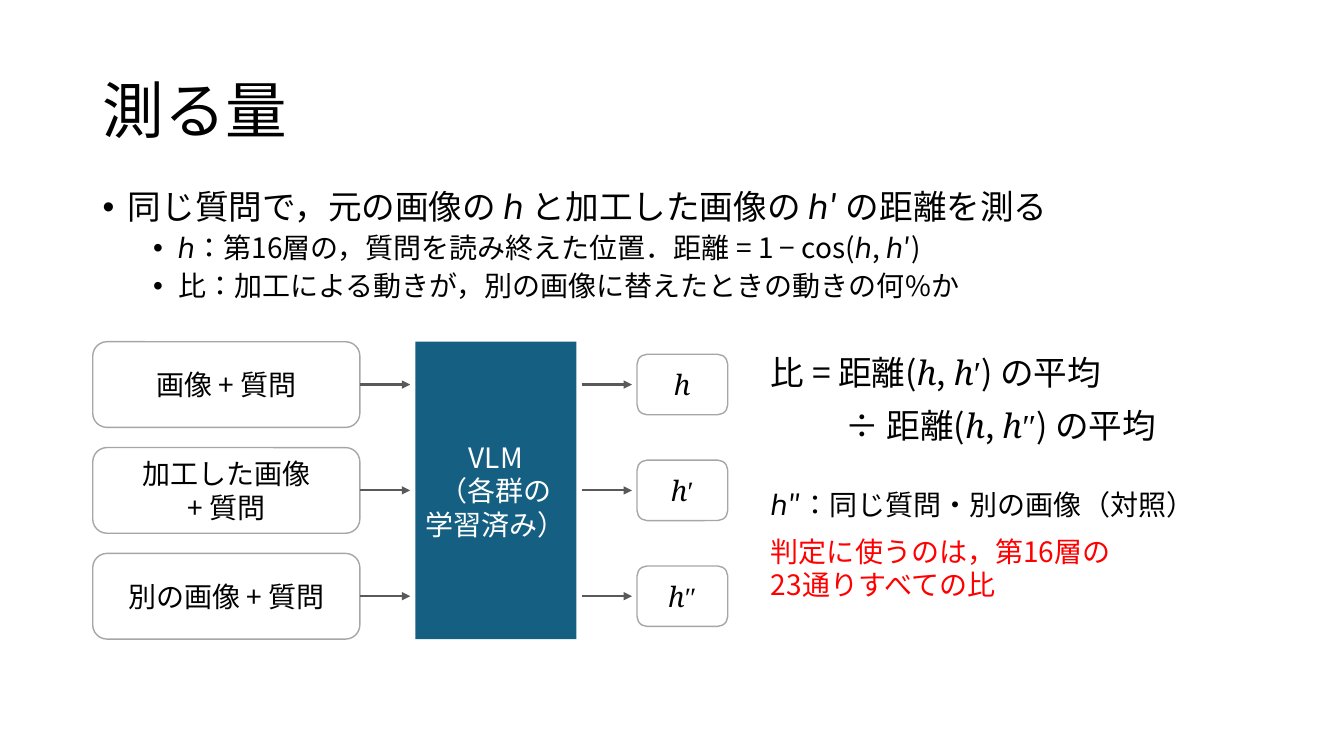
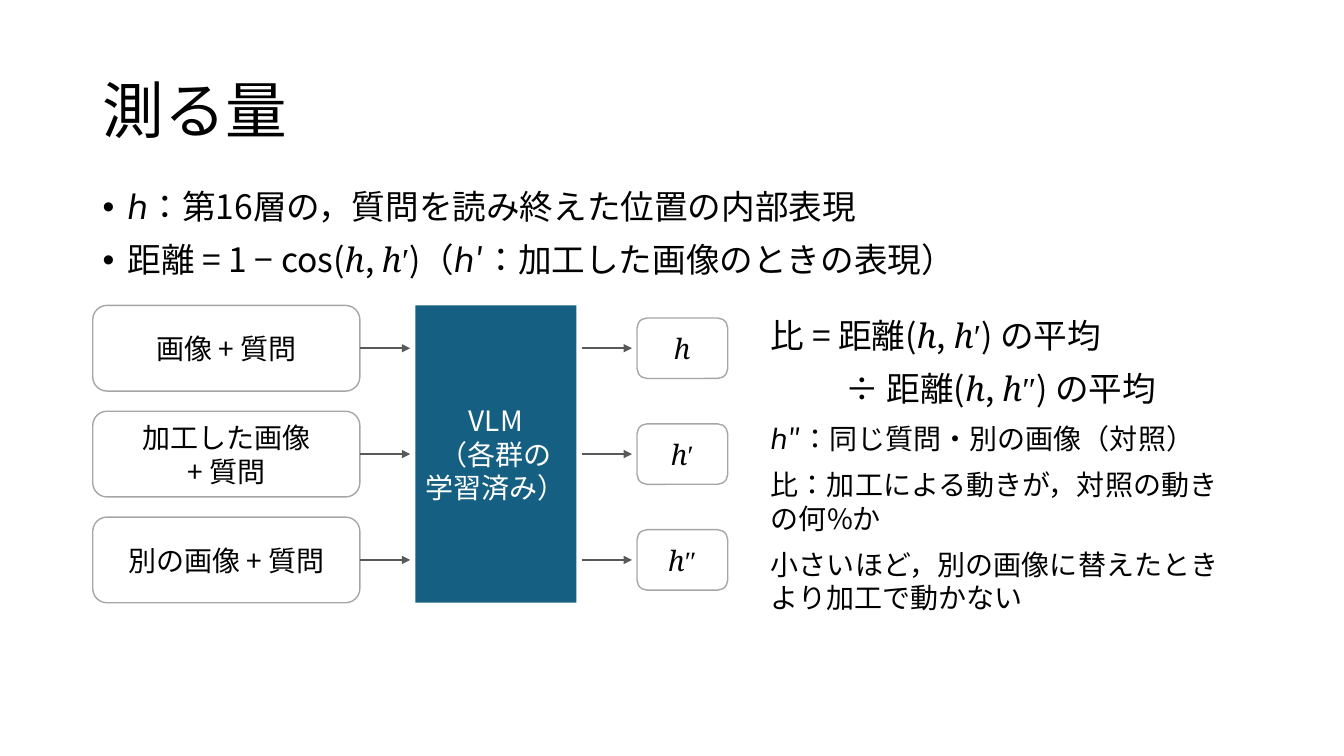
Before and after one commit to tomoking2004/cotar, a slide deck: slide 7 of presentations/20261030_進捗報告.pptx (slide 9 before the commit). Drawn at 1344x756 pixels with LibreOffice and Linux fonts; fonts in the diff are those of the drawing. Boxes give left, top, right and bottom in pixels: in the first picture for what was removed or moved away, otherwise in the second. Text is boxed around its words. In the diff, an @@ line names an element or a change of style, - is before the commit and + after.

```diff
--- a/presentations/20261030_進捗報告.pptx
+++ b/presentations/20261030_進捗報告.pptx
@@ text at bbox=[128, 190, 955, 279]: text changed; size 20 to 24 pt @@
-• 同じ質問で，元の画像の ℎ と加工した画像の ℎ′ の距離を測る
-  • ℎ：第16層の，質問を読み終えた位置．距離 = 1 − cos(ℎ, ℎ′)
-  • 比：加工による動きが，別の画像に替えたときの動きの何%か
+• ℎ：第16層の，質問を読み終えた位置の内部表現
+• 距離 = 1 − cos(ℎ, ℎ′)（ℎ′：加工した画像のときの表現）
@@ 6 arrows, 5 rounded rectangles, 1 rectangle, 1 text: place and size @@
-6 arrows, 5 rounded rectangles, 1 rectangle, 1 text at bbox=[93, 342, 1194, 639]
+6 arrows, 5 rounded rectangles, 1 rectangle, 1 text at bbox=[93, 306, 1218, 610]
@@ text at bbox=[771, 425, 1195, 452]: font Noto Sans CJK JP to Times New Roman in "ℎ″：同じ質問・別の画像（対照）" @@
@@ text at bbox=[771, 471, 1218, 610]: text changed; text colour #FF0000 to #000000 @@
-判定に使うのは，第16層の
-23通りすべての比
+比：加工による動きが，対照の動きの何%か
+小さいほど，別の画像に替えたときより加工で動かない
@@ rounded rectangle "ℎ″": place and size @@
-rounded rectangle "ℎ″" at bbox=[637, 567, 728, 627]
+rounded rectangle "ℎ″" at bbox=[637, 529, 728, 590]
```
Also in this commit, not shown: 16 other slides changed, 3 slides added, 1 slide removed, 1 other file.
